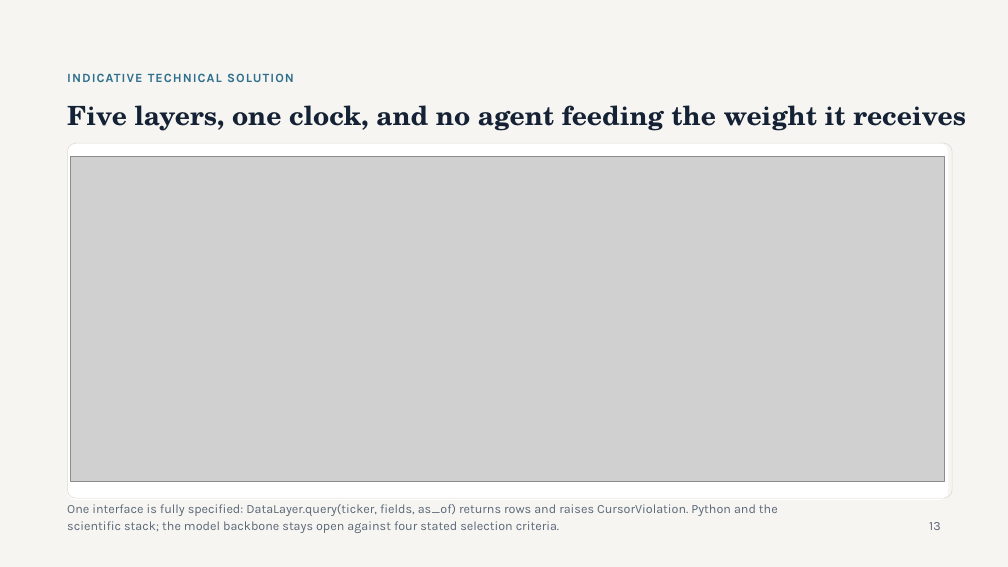
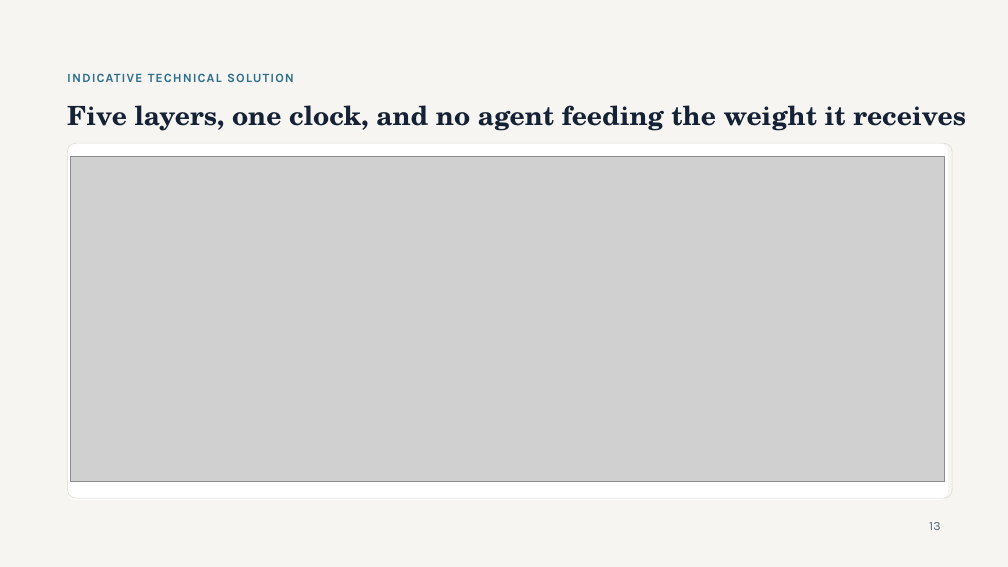
Before and after one commit to Shaahid02/my-obsidian-vault, a slide deck: slide 13 of FYP/Project Proposal/PP Deck 2026-11-05.pptx. Drawn at 1008x567 pixels with LibreOffice and Linux fonts; fonts in the diff are those of the drawing; grey boxes stand for pictures. Boxes give left, top, right and bottom in pixels: in the first picture for what was removed or moved away, otherwise in the second. Text is boxed around its words. In the diff, an @@ line names an element or a change of style, - is before the commit and + after.

```diff
--- a/FYP/Project Proposal/PP Deck 2026-11-05.pptx
+++ b/FYP/Project Proposal/PP Deck 2026-11-05.pptx
@@ text removed at (67,504,778,533) @@
-One interface is fully specified: DataLayer.query(ticker, fields, as_of) returns rows and raises CursorViolation. Python and the scientific stack; the model backbone stays open against four stated selection criteria.
```
Also in this commit, not shown: 17 other slides changed, 1 other file.
